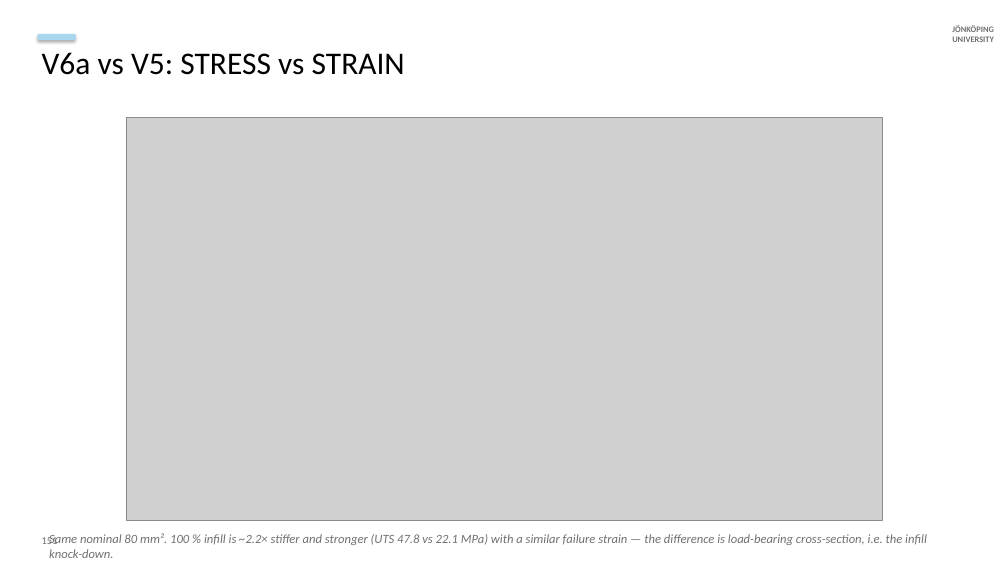
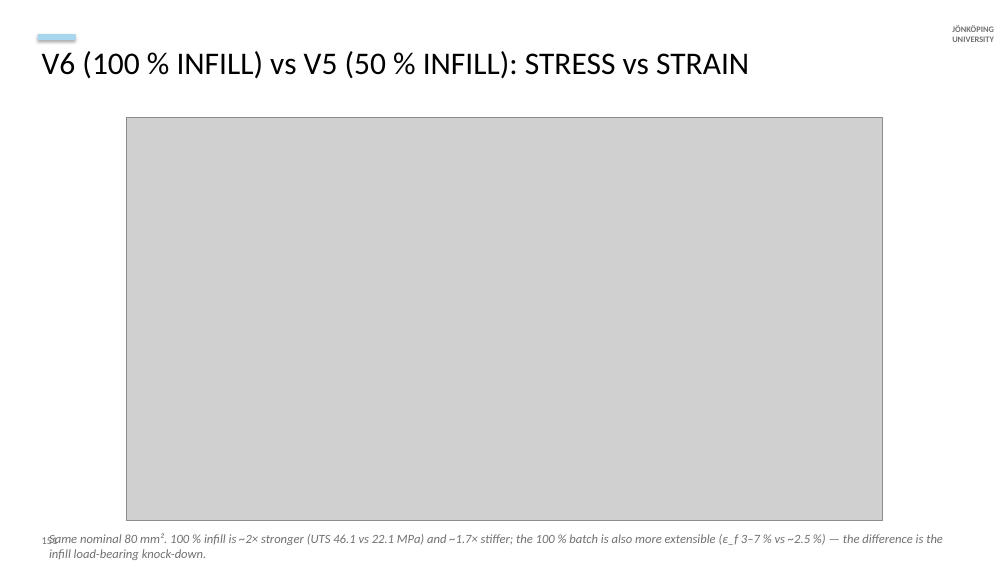
Before and after one commit to cenmir/UTM, a slide deck: slide 11 of V6a_8_6_20_slides.pptx. Drawn at 1008x567 pixels with LibreOffice and Linux fonts; fonts in the diff are those of the drawing; grey boxes stand for pictures. Boxes give left, top, right and bottom in pixels: in the first picture for what was removed or moved away, otherwise in the second. Text is boxed around its words. In the diff, an @@ line names an element or a change of style, - is before the commit and + after.

```diff
--- a/V6a_8_6_20_slides.pptx
+++ b/V6a_8_6_20_slides.pptx
@@ text at <box>42,51,749,78</box>: text changed @@
-V6a vs V5: STRESS vs STRAIN
+V6 (100 % INFILL) vs V5 (50 % INFILL): STRESS vs STRAIN
@@ text at <box>49,533,943,560</box>: text changed @@
-Same nominal 80 mm². 100 % infill is ~2.2× stiffer and stronger (UTS 47.8 vs 22.1 MPa) with a similar failure strain — the difference is load-bearing cross-section, i.e. the infill knock-down.
+Same nominal 80 mm². 100 % infill is ~2× stronger (UTS 46.1 vs 22.1 MPa) and ~1.7× stiffer; the 100 % batch is also more extensible (ε_f 3–7 % vs ~2.5 %) — the difference is the infill load-bearing knock-down.
```
Also in this commit, not shown: 7 other slides changed, 5 slides added, 14 other files.
